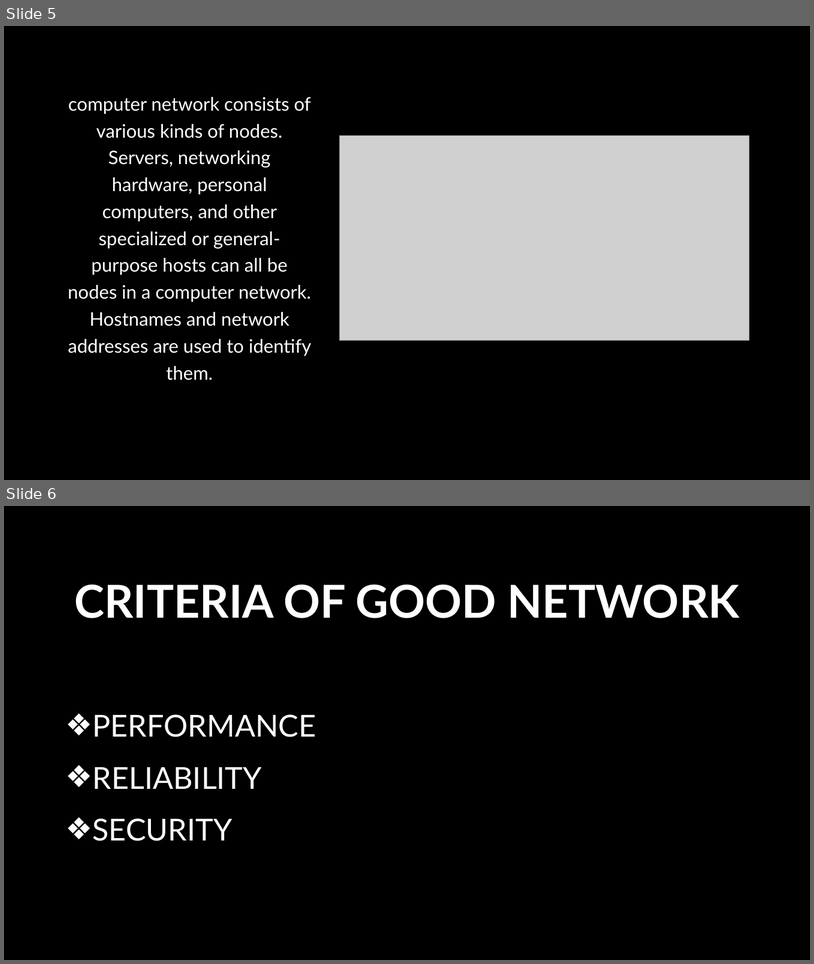
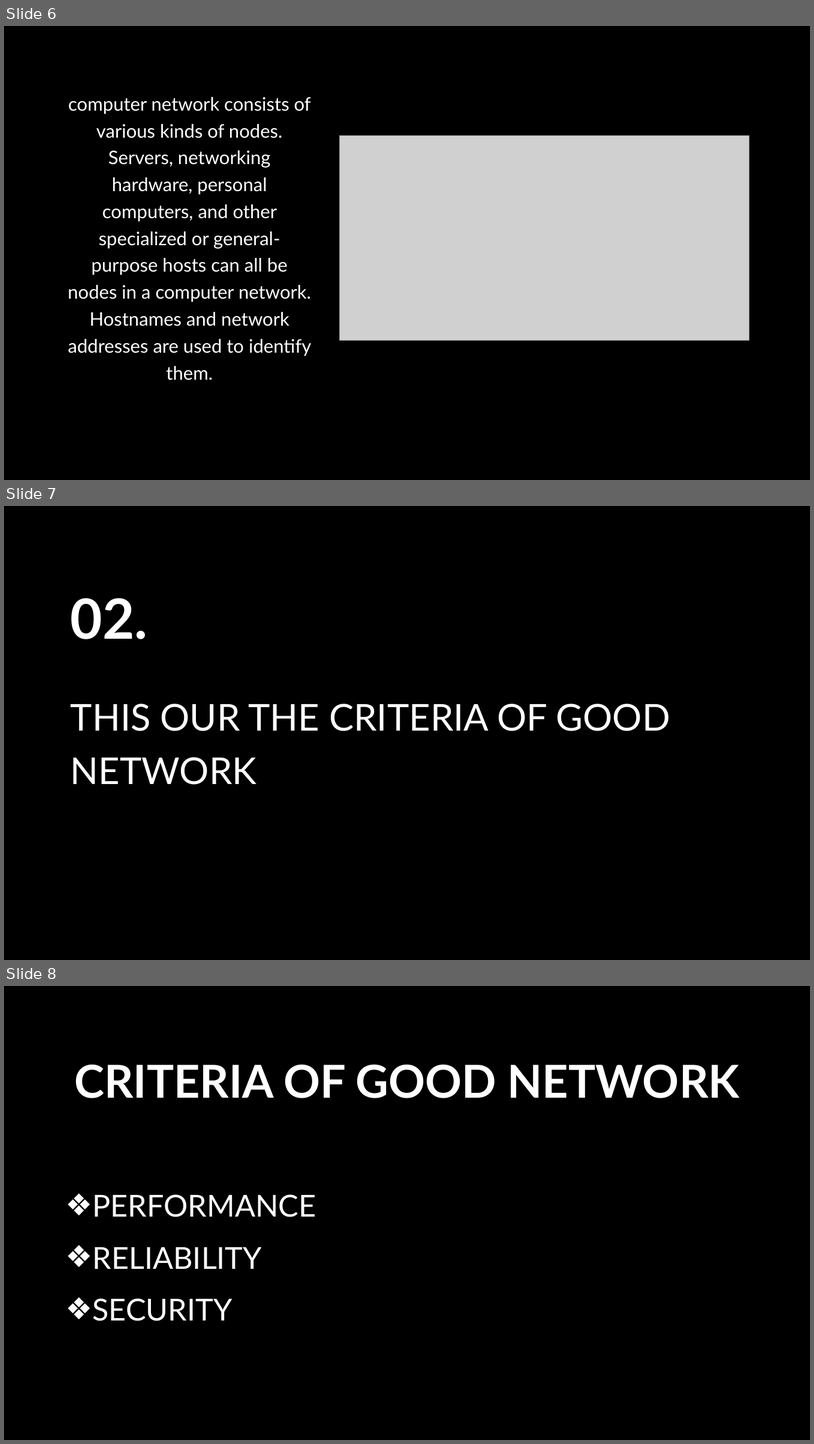
Before and after one commit to Yaelmae20/cs2022, a slide deck: COMPUTER NETWORK YAEL MAE TULAGAN.pptx. Shown one above the other, each under a label of ours: slides 5 and 6 before the commit, slides 6, 7 and 8 after it. The pictures are 814x964 and 814x1444 pixels, drawn with LibreOffice and Linux fonts; fonts in the diff are those of the drawing; grey boxes stand for pictures; background and template pictures are left out. Boxes give left, top, right and bottom in pixels: in the first picture for what was removed or moved away, otherwise in the second. Text is boxed around its words. In the diff, an @@ line names an element or a change of style, - is before the commit and + after.

```diff
--- a/COMPUTER NETWORK YAEL MAE TULAGAN.pptx
+++ b/COMPUTER NETWORK YAEL MAE TULAGAN.pptx
@@ slide 7 added at <box>4,506,810,960</box>, background picture (left out) @@
@@ title added at <box>71,598,148,639</box>, 66 pt, text #FFFFFF, bold @@
+02.
@@ text added at <box>71,703,671,784</box>, 44 pt, text #FFFFFF @@
+THIS OUR THE CRITERIA OF GOOD NETWORK
@@ what was slide 5 is now slide 6 @@
@@ what was slide 6 is now slide 8 @@
```
Also in this commit, not shown: 9 other slides added, 1 slide removed.
